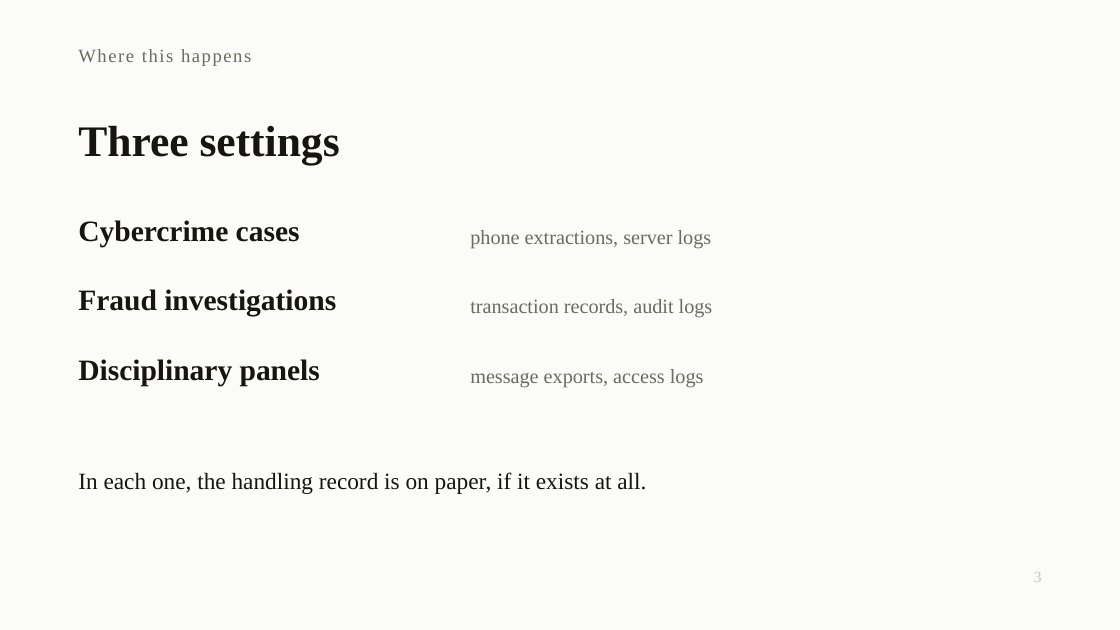
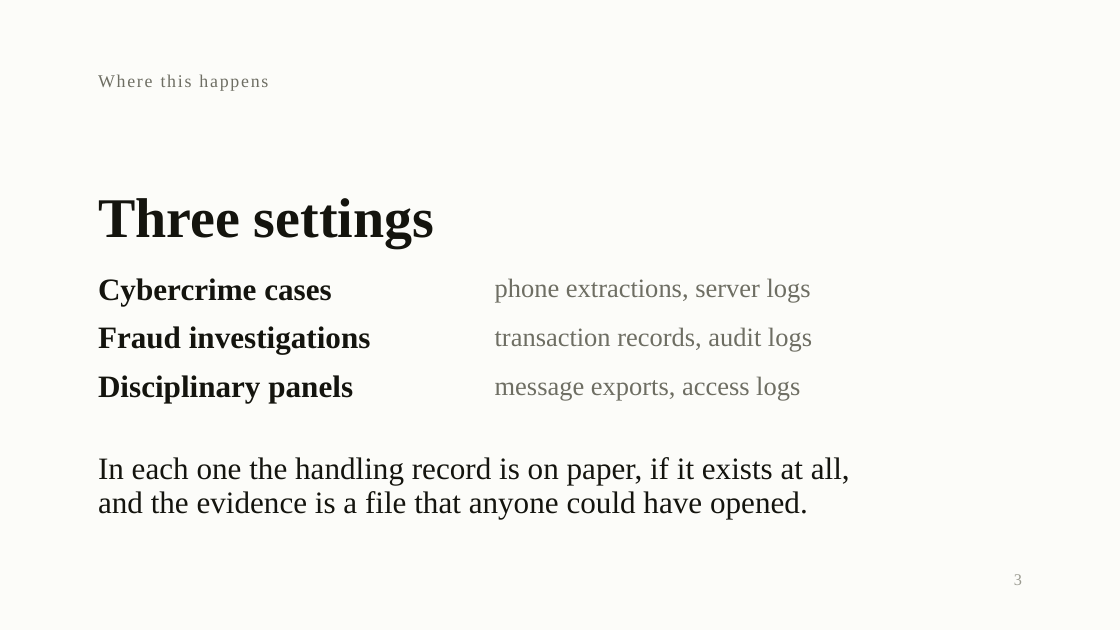
Before and after one commit to devLipeunim/custody-api, a slide deck: slide 3 of deck/custody-deck.pptx. Drawn at 1120x630 pixels with LibreOffice and Linux fonts; fonts in the diff are those of the drawing. Boxes give left, top, right and bottom in pixels: in the first picture for what was removed or moved away, otherwise in the second. Text is boxed around its words. In the diff, an @@ line names an element or a change of style, - is before the commit and + after.

```diff
--- a/deck/custody-deck.pptx
+++ b/deck/custody-deck.pptx
@@ background #FBFBF8 to #FCFCF9 @@
@@ text "Where this happens": place and size @@
-text "Where this happens" at (78,49,251,66)
+text "Where this happens" at (98,74,268,91)
@@ text "Where this happens" at (98,74,268,91): size 12 to 11.5 pt, text colour #6B6B60 to #6E6E63, letter spacing 1 to 1.1 pt; vertical alignment middle to top @@
@@ text "Three settings": place and size @@
-text "Three settings" at (78,125,340,164)
+text "Three settings" at (98,198,434,248)
@@ text "Three settings" at (98,198,434,248): size 28 to 36 pt, text colour #16160F to #14140E; line spacing 1.12 to 1 @@
@@ size 19 to 20 pt, text colour #16160F to #14140E; vertical alignment middle to top in 3 elements at (98,375,353,403), (98,326,371,354), (98,278,331,305) @@
@@ text "Cybercrime cases": place and size @@
-text "Cybercrime cases" at (78,220,300,247)
+text "Cybercrime cases" at (98,278,331,305)
@@ size 13 to 17 pt, text colour #6B6B60 to #6E6E63; vertical alignment middle to top in 3 elements at (495,376,800,401), (495,327,812,352), (495,278,811,303) @@
@@ text "phone extractions, server logs": place and size @@
-text "phone extractions, server logs" at (470,230,712,248)
+text "phone extractions, server logs" at (495,278,811,303)
@@ text "Fraud investigations": place and size @@
-text "Fraud investigations" at (78,289,336,316)
+text "Fraud investigations" at (98,326,371,354)
@@ text "transaction records, audit logs": place and size @@
-text "transaction records, audit logs" at (470,299,713,318)
+text "transaction records, audit logs" at (495,327,812,352)
@@ text "Disciplinary panels": place and size @@
-text "Disciplinary panels" at (78,359,320,386)
+text "Disciplinary panels" at (98,375,353,403)
@@ text "message exports, access logs": place and size @@
-text "message exports, access logs" at (470,369,704,387)
+text "message exports, access logs" at (495,376,800,401)
@@ text at (98,457,850,485): text changed; size 15 to 20 pt; text colour #16160F to #14140E @@
-In each one, the handling record is on paper, if it exists at all.
+In each one the handling record is on paper, if it exists at all,
@@ text added at (98,491,808,519), 20 pt, text #14140E @@
+and the evidence is a file that anyone could have opened.
@@ text "3": place and size @@
-text "3" at (1034,572,1042,582)
+text "3" at (1014,574,1022,585)
@@ text "3" at (1014,574,1022,585): size 10 to 10.5 pt, text colour #C9C9BF to #9A9A90; vertical alignment middle to top @@
```
Also in this commit, not shown: 11 other slides changed, 1 slide added, 1 slide removed, 4 other files.
